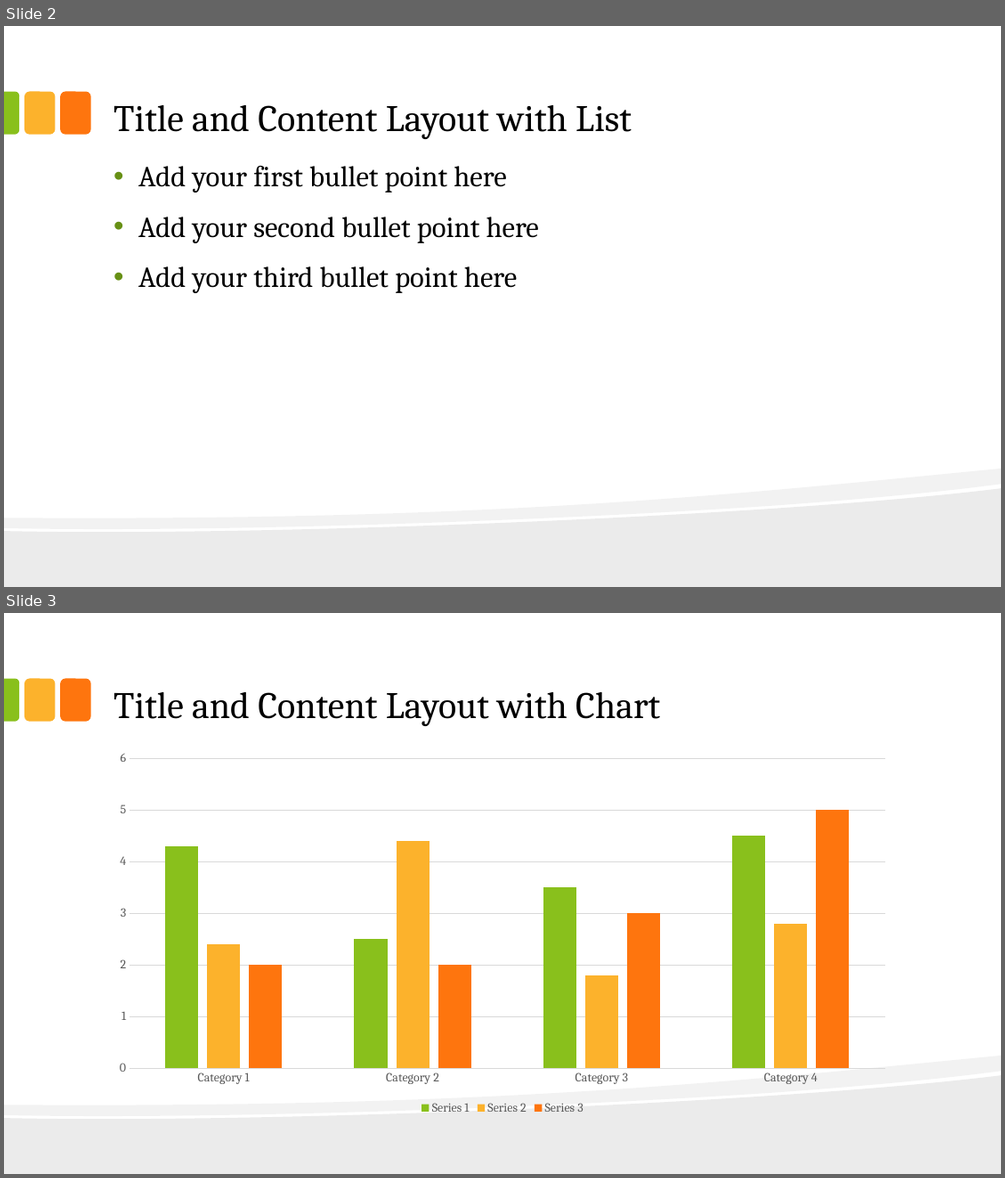
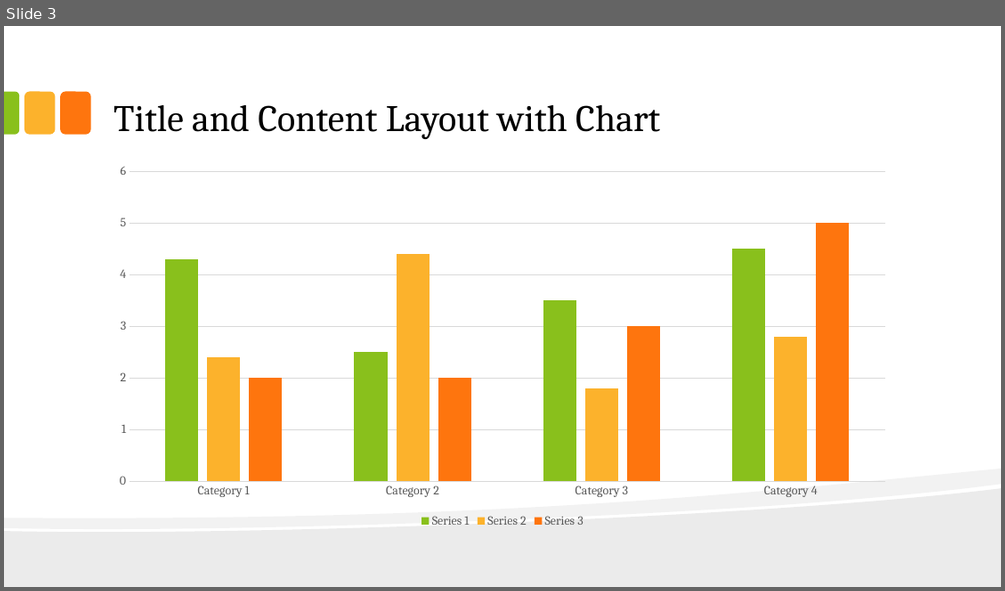
Before and after one commit to redlac/Interface-Design-Project-P3, a slide deck: Main Folder/presentation.pptx. Shown one above the other, each under a label of ours: slides 2 and 3 before the commit, slide 3 after it. The pictures are 1005x1178 and 1005x591 pixels, drawn with LibreOffice and Linux fonts; fonts in the diff are those of the drawing. Boxes give left, top, right and bottom in pixels: in the first picture for what was removed or moved away, otherwise in the second. Text is boxed around its words. In the diff, an @@ line names an element or a change of style, - is before the commit and + after.

```diff
--- a/Main Folder/presentation.pptx
+++ b/Main Folder/presentation.pptx
@@ slide 2 removed at (x1=4, y1=26, x2=1001, y2=587), background #FFFFFF; not listed: 5 template elements that a slide beside it also shows @@
@@ title removed at (x1=113, y1=104, x2=631, y2=139) @@
-Title and Content Layout with List
@@ text removed at (x1=138, y1=166, x2=539, y2=293) @@
-• Add your first bullet point here
-• Add your second bullet point here
-• Add your third bullet point here
```
Also in this commit, not shown: 2 slides added, 1 other slide removed.
